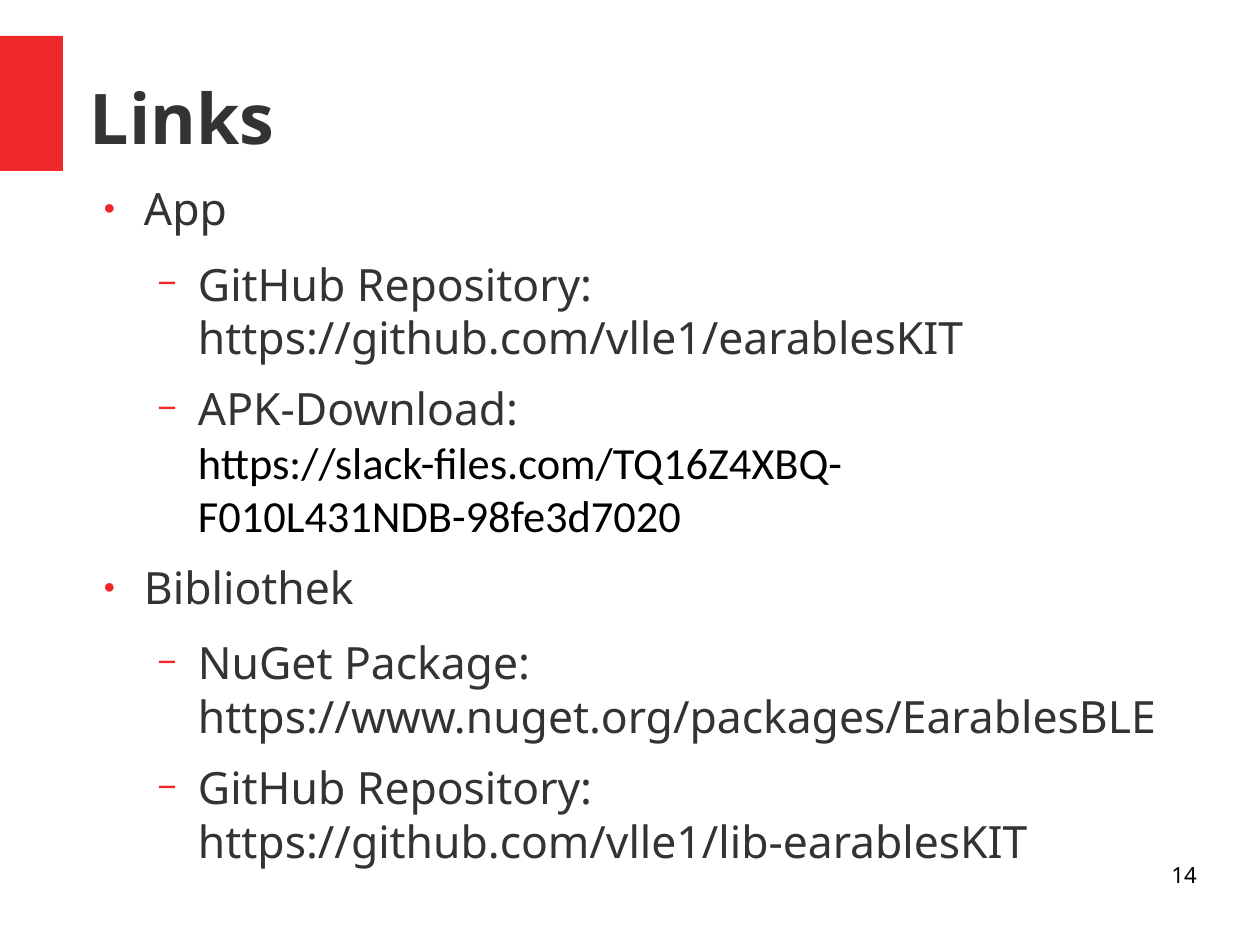
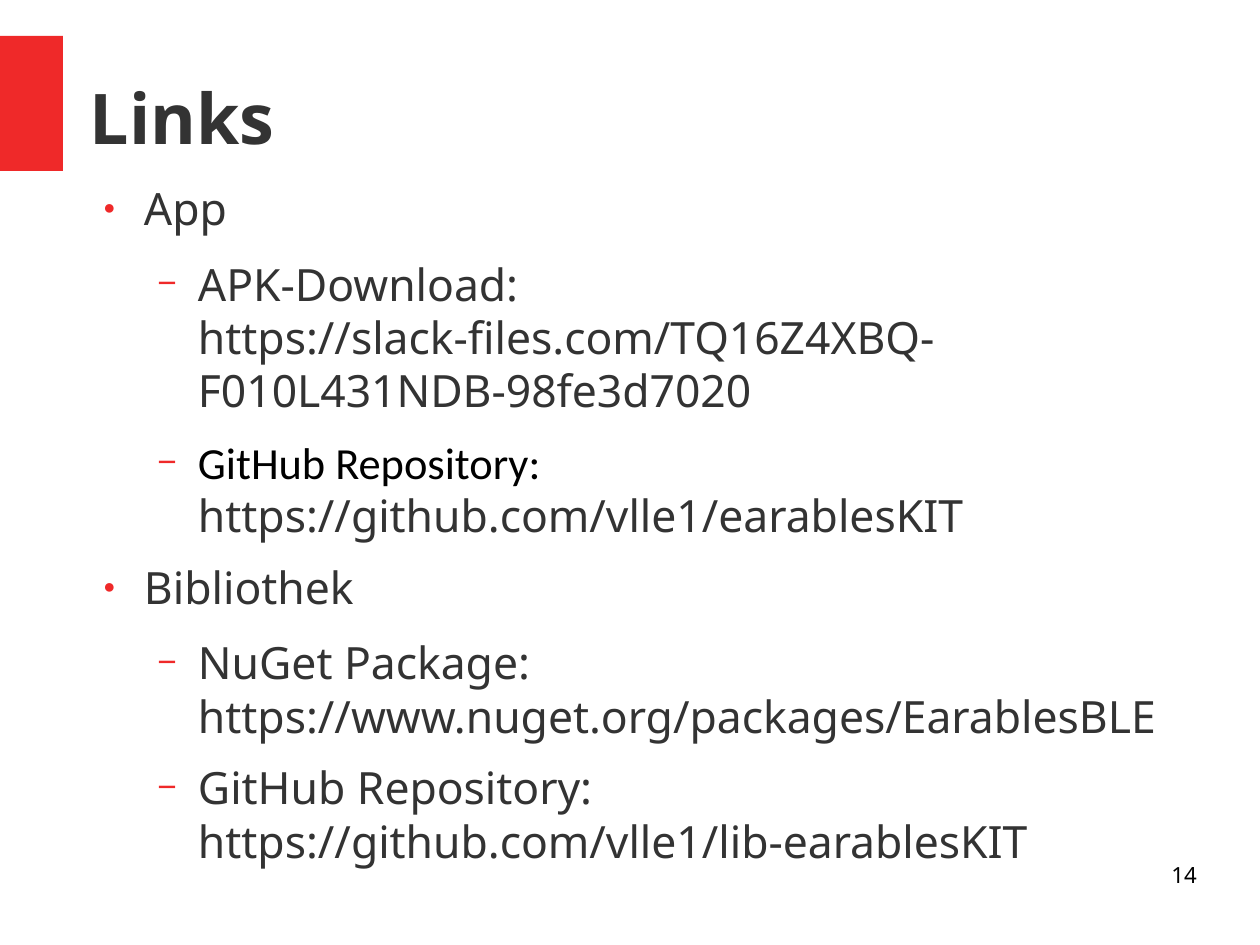
Before and after one commit to vlle1/dokumente-earablesKIT, a slide deck: slide 14 of Abschlusspräsi/Abschlusspräsi.odp. Drawn at 1260x945 pixels with LibreOffice and Linux fonts; fonts in the diff are those of the drawing. Boxes give left, top, right and bottom in pixels: in the first picture for what was removed or moved away, otherwise in the second. Text is boxed around its words. In the diff, an @@ line names an element or a change of style, - is before the commit and + after.

```diff
--- a/Abschlusspräsi/Abschlusspräsi.odp
+++ b/Abschlusspräsi/Abschlusspräsi.odp
@@ text at (198, 267, 934, 408): paragraph added @@
+  − APK-Download: https://slack-files.com/TQ16Z4XBQ-F010L431NDB-98fe3d7020
@@ text at (198, 391, 842, 533): paragraph removed @@
-  − APK-Download: https://slack-files.com/TQ16Z4XBQ-F010L431NDB-98fe3d7020
@@ text at (198, 448, 963, 543): font Noto Sans to Calibri, text colour #333333 to #000000 in "GitHub Repository:" @@
```
Also in this commit, not shown: 4 other slides changed.
